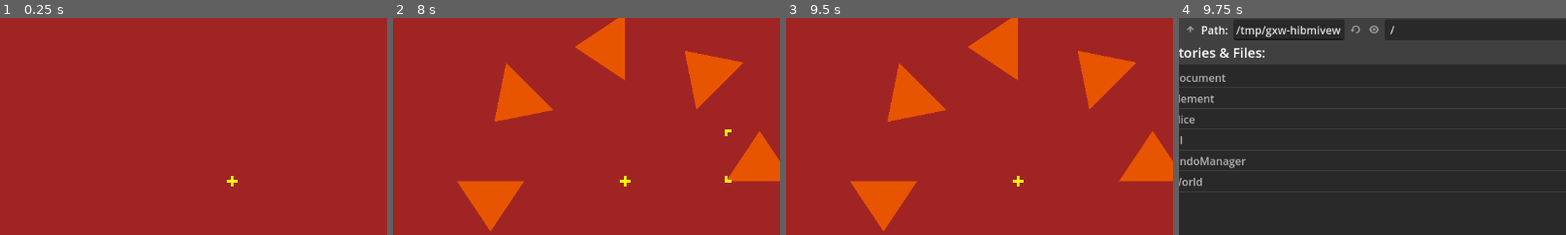
Above: before the commit, frames 1-4 (left to right).
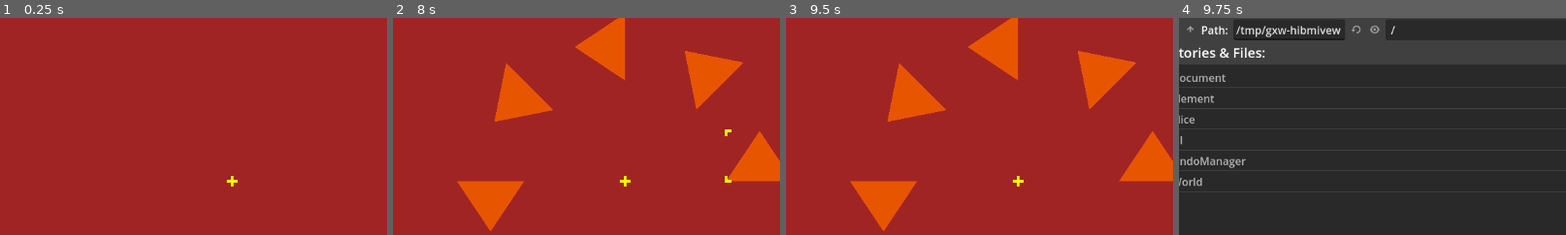
Above: after the commit, the same moments.

Repository: zoeesilcock/symmetar
Game: Godot game, scene res://Main.tscn
Two runs of this game, one before a commit and one after it. Both use one fixed random seed, a clock stepped at 60 frames per second and the inputs below.
Inputs:
- Up to frame 1 (0.25 s): no input
- Up to frame 2 (8 s): click "Clear" at 0.5 s; click "Add" at 1.25 s; click "Undo" at 2 s; click "Redo" at 2.75 s; click "Clear" at 3.5 s; click "Add" at 4.25 s; click "Undo" at 5 s; click "Redo" at 5.75 s; click "Clear" at 6.5 s; click "Add" at 7.25 s
- Up to frame 3 (9.5 s): click "Undo" at 8 s; click "Redo" at 8.75 s
- Up to frame 4 (9.75 s): click "Save" at 9.5 s
The pictures show only the part of the screen within x 31-81%, y 12-62%; the shares and areas given below are measured in that part.

Frames 1-3 are identical in both runs. In frame 4, 0.1% of the frame differs, in the area x 44-56%, y 3-8%.

Commit message:
Avoid error in Slice when keyboard input happens

Diff:
--- a/Slice/Slice.gd
+++ b/Slice/Slice.gd
@@ -59,49 +59,50 @@
 	highlighted_color.v += highlight_brighten
 
 func _unhandled_input(event : InputEvent):
-	var world_position = view_to_world * event.position
-	var cursor_in_slice = _is_point_in_slice(world_position - position)
-	var any_slice_busy = ui_state.any_slice_is_dragging || ui_state.any_slice_is_rotating
+	if event is InputEventMouseButton || event is InputEventMouseMotion:
+		var world_position = view_to_world * event.position
+		var cursor_in_slice = _is_point_in_slice(world_position - position)
+		var any_slice_busy = ui_state.any_slice_is_dragging || ui_state.any_slice_is_rotating
 
-	if event is InputEventMouseButton and event.button_index == MOUSE_BUTTON_LEFT:
-		# Dragging
-		if event.pressed and not any_slice_busy and cursor_in_slice:
-			viewport.set_input_as_handled()
-			_start_dragging(world_position)
-		elif not event.pressed and is_dragging:
-			viewport.set_input_as_handled()
-			_end_dragging()
+		if event is InputEventMouseButton and event.button_index == MOUSE_BUTTON_LEFT:
+			# Dragging
+			if event.pressed and not any_slice_busy and cursor_in_slice:
+				viewport.set_input_as_handled()
+				_start_dragging(world_position)
+			elif not event.pressed and is_dragging:
+				viewport.set_input_as_handled()
+				_end_dragging()
 
-		# Rotating
-		if is_selected:
-			if event.pressed and not any_slice_busy and not cursor_in_slice and \
-				_is_point_in_rotation_area(world_position - position):
+			# Rotating
+			if is_selected:
+				if event.pressed and not any_slice_busy and not cursor_in_slice and \
+					_is_point_in_rotation_area(world_position - position):
+						viewport.set_input_as_handled()
+						_start_rotating(world_position)
+				elif not event.pressed and is_rotating:
 					viewport.set_input_as_handled()
-					_start_rotating(world_position)
-			elif not event.pressed and is_rotating:
+					_end_rotating()
+
+		if is_selected and event is InputEventMouseMotion:
+			if is_dragging:
 				viewport.set_input_as_handled()
-				_end_rotating()
+				_update_dragging(event)
 
-	if is_selected and event is InputEventMouseMotion:
-		if is_dragging:
-			viewport.set_input_as_handled()
-			_update_dragging(event)
+				if not selection_node.visible:
+					_show_selection()
+			elif is_rotating:
+				viewport.set_input_as_handled()
+				_update_rotating(event, world_position)
 
-			if not selection_node.visible:
-				_show_selection()
-		elif is_rotating:
-			viewport.set_input_as_handled()
-			_update_rotating(event, world_position)
+				if not rotation_selection_node.visible:
+					_show_rotation_selection()
+			else:
+				var cursor_in_rotation_area = not cursor_in_slice and _is_point_in_rotation_area(world_position - position)
 
-			if not rotation_selection_node.visible:
-				_show_rotation_selection()
-		else:
-			var cursor_in_rotation_area = not cursor_in_slice and _is_point_in_rotation_area(world_position - position)
-
-			if selection_node.visible and cursor_in_rotation_area:
-				_show_rotation_selection()
-			elif rotation_selection_node.visible and not cursor_in_rotation_area:
-				_show_selection()
+				if selection_node.visible and cursor_in_rotation_area:
+					_show_rotation_selection()
+				elif rotation_selection_node.visible and not cursor_in_rotation_area:
+					_show_selection()
 
 func _show_selection():
 	selection_node.visible = true
